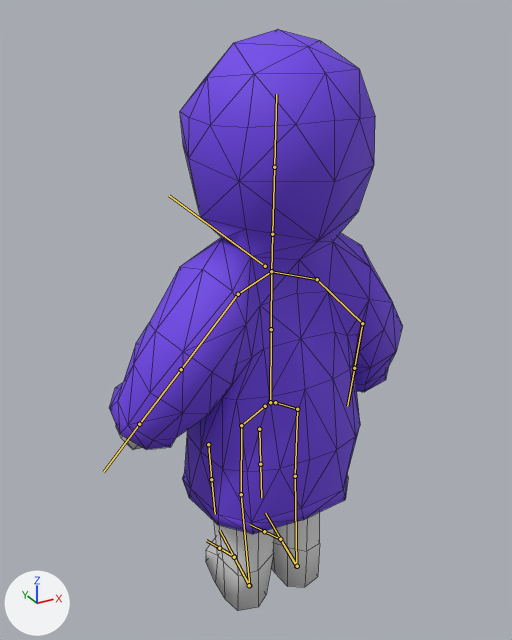
Renders of the FBX model Assets/Resources/Animations/allActions.fbx from each side of a commit.
Rendered twice from a camera (50 mm lens) standing at (-5.25, -9.04, 10.0) and looking at (-0.14, 0.26, 5.36). Every picture has the same lights, and +X, +Y and +Z are marked at lower left. Both versions are drawn at frame 74 of the action 'Armature|idle'; the numbers are the values there. The bones that bend it are drawn over the model as lines. Mesh edges are drawn as thin lines.

Objects in the first picture: 'Body', 'Hoodie'.
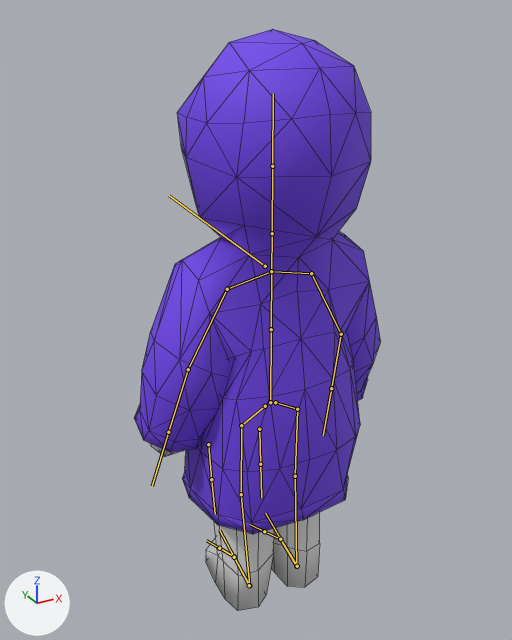
Commit message: arms updated, weird bug where idle animation only plays after glide state

Pixel boxes (x1, y1, x2, y2) of what changed, in the pictures (512 x 640 px):
'Hoodie', posed (16% narrower)
    before: (109, 29, 403, 534)
    after: (134, 29, 381, 534)
'Body', posed
    before: (116, 426, 320, 611)
    after: (150, 443, 320, 611)
bone 'neckBone', root to tip
    before: (271, 271) to (272, 234)
    after: (271, 271) to (272, 233)
bone 'shoulderBone.L', root to tip
    before: (271, 271) to (238, 294)
    after: (271, 271) to (227, 289)
bone 'armBone.L', root to tip
    before: (238, 294) to (181, 369)
    after: (227, 289) to (188, 369)
bone 'handBone.L', root to tip
    before: (181, 369) to (139, 424)
    after: (188, 369) to (168, 432)
bone 'shoulderBone.R', root to tip
    before: (271, 271) to (317, 279)
    after: (271, 271) to (311, 273)
bone 'armBone.R', root to tip
    before: (317, 279) to (362, 323)
    after: (311, 273) to (341, 334)
bone 'handBone.R', root to tip
    before: (362, 323) to (354, 368)
    after: (341, 334) to (331, 388)

What the commit changed:
Bone 'neckBone' (bone_neckbone) turns from (2, 0, 0) to (0, 0, 0) degrees about its own x, y and z.
Bone 'shoulderBone.L' (bone_shoulderbone_l) turns from (-19, -4, -11) to (1, 6, -11) degrees about its own x, y and z.
Bone 'armBone.L' (bone_armbone_l) turns from (13, 13, -31) to (7, -4, -48) degrees about its own x, y and z.
Bone 'handBone.L' (bone_handbone_l) turns from (30, 3, -16) to (19, 11, -12) degrees about its own x, y and z.
Bone 'shoulderBone.R' (bone_shoulderbone_r) turns from (-14, 4, 15) to (1, -7, 13) degrees about its own x, y and z.
Bone 'armBone.R' (bone_armbone_r) turns from (13, -11, 27) to (7, 4, 48) degrees about its own x, y and z.
Bone 'handBone.R' (bone_handbone_r) turns from (27, -8, 18) to (19, -11, 12) degrees about its own x, y and z.
